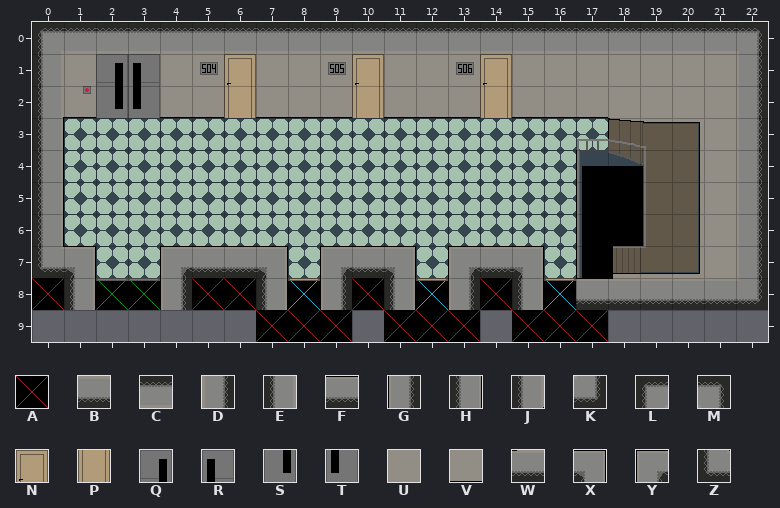
Tiled map, stored at Zold/Zold/Content/graphic/locations/Dormitory/dormitory_v.tmx. That is the earlier state.
Cells are 32x32 px. Shown: x 0..22, y 0..9.
Key: from "dormitory": A 0, B 2, C 2 turned 180, D 2 turned 270, E 2 turned 90, F 3, G 3 turned 270, H 3 turned 90, J 4 turned 90, K 6, L 6 turned 180, M 6 turned 270, N 8, P 9, Q 10, R 10 flipped left-right, S 11, T 11 flipped left-right, U 13, V 14, W 30, X 35, Y 35 turned 270, Z 37 turned 90.
_ is an empty cell, # one hidden under a higher layer.
Layers that did not change in this view are not listed.
Layer "kolizyjna" before, first column x 0:
 0 _______________________
 1 _____###_###_###_______
 2 ######_###_###_#####___
 3 #__________________#___
 4 #________________###___
 5 #________________#_____
 6 #________________#_____
 7 #________________#_____
 8 A####AA#_#A#_#A#_#_____
 9 _______AAA_AAA_AAA_____
Layer "sciany" before, first column x 0:
 0 LCCCCCCCCCCCCCCCCCCCCCM
 1 EUQRUUNUUUNUUUNUUUUUUUD
 2 JVSTVVPVVVPVVVPVVVUUUUD
 3 H____________________UD
 4 H____________________UD
 5 H____________________UD
 6 H____________________UD
 7 ZX__YFFX_YFX_YFX_____UD
 8 _H__G__H_G_H_G_H_FWBBBK
 9 _______________________
The same view after the edit:
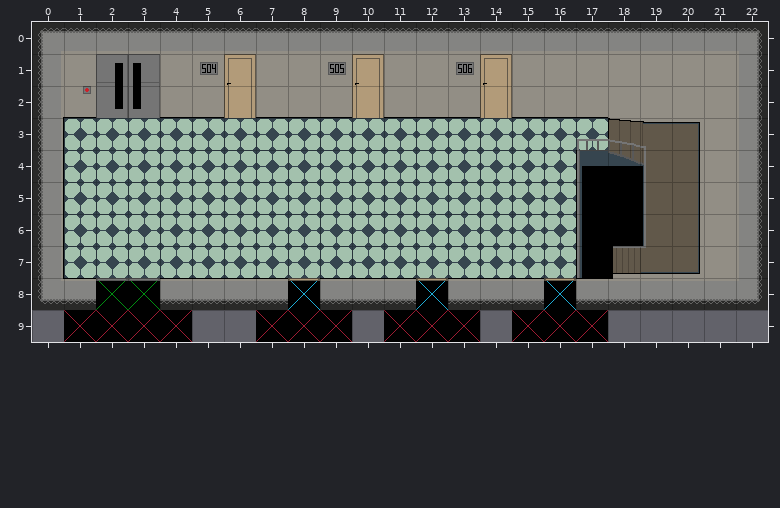
From the commit log: Poprawa geometri V piętra akademika
Change:
Layer "kolizyjna":
y 9: x 1..4 ____ -> AAAA
Layer "sciany":
y 7: x 0..1 ZX -> H_; x 4..7 YFFX -> ____; x 9..11 YFX -> ___; x 13..15 YFX -> ___
y 8: x 0..1 _H -> ZF; x 4..7 G__H -> FFFF; x 9..11 G_H -> FFF; x 13..15 G_H -> FFF
Pixel boxes of the changes (left, top, right, bottom) in both pictures:
changed: (32, 246, 288, 342)
changed: (320, 246, 416, 310)
changed: (448, 246, 544, 310)
